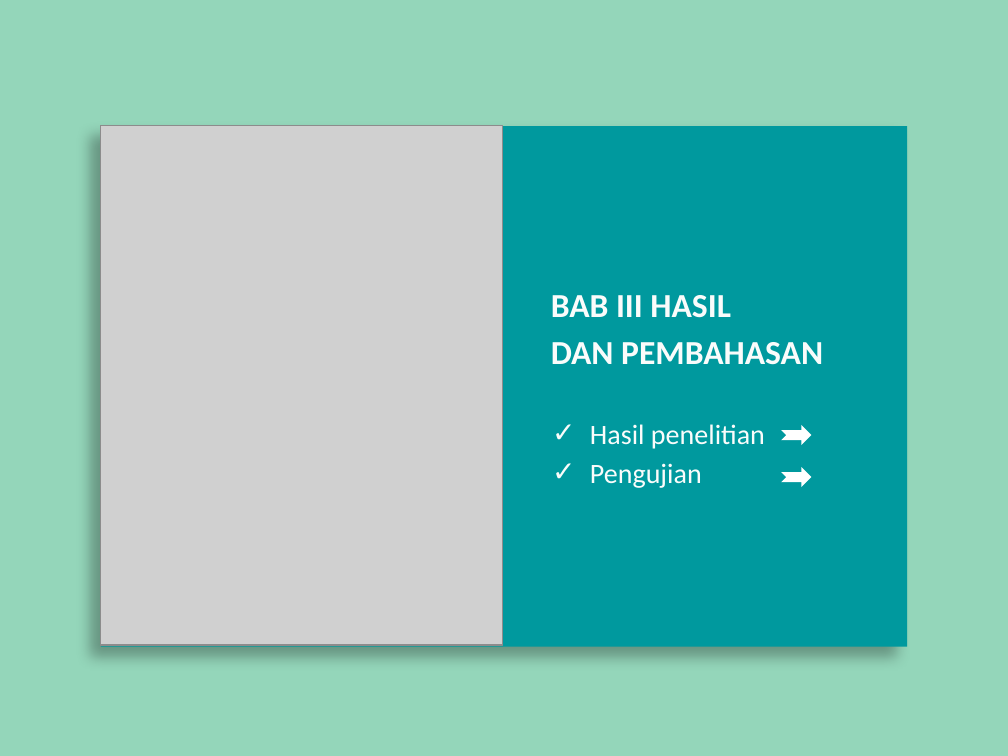
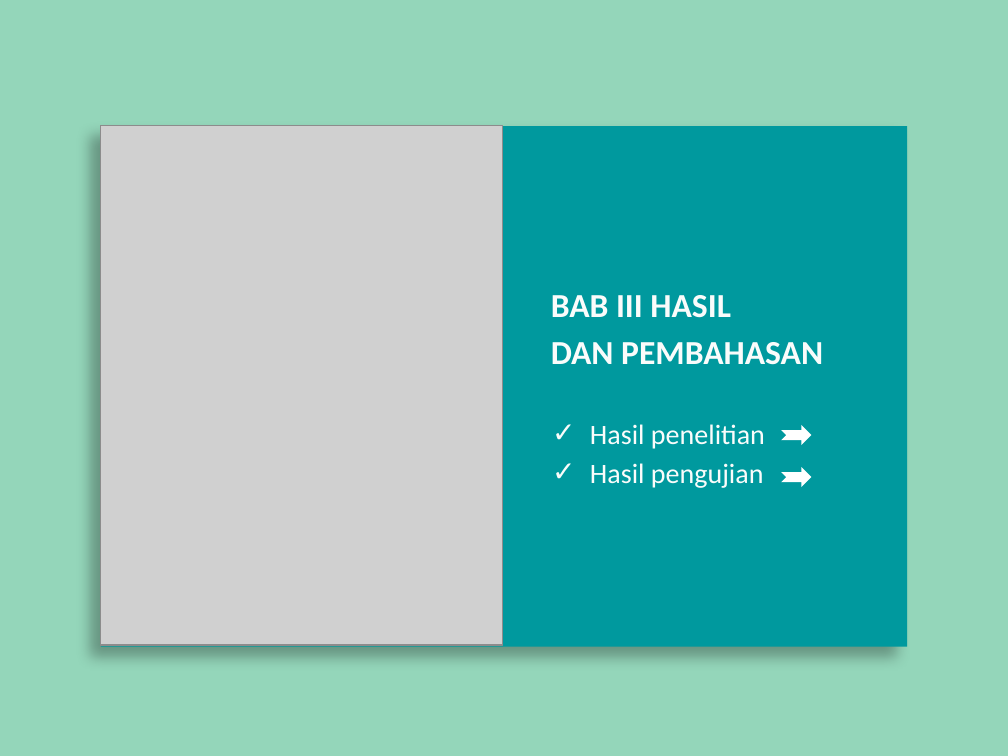
Before and after one commit to L200150057/Skripsi, a slide deck: slide 4 of Powerpoint Skripsi.pptx. Drawn at 1008x756 pixels with LibreOffice and Linux fonts; fonts in the diff are those of the drawing; grey boxes stand for pictures. Boxes give left, top, right and bottom in pixels: in the first picture for what was removed or moved away, otherwise in the second. Text is boxed around its words. In the diff, an @@ line names an element or a change of style, - is before the commit and + after.

```diff
--- a/Powerpoint Skripsi.pptx
+++ b/Powerpoint Skripsi.pptx
@@ text in rectangle at (590, 463, 764, 488): text changed @@
-✓ Pengujian
+✓ Hasil pengujian
```
Also in this commit, not shown: 3 other slides changed, 3 slides added, 5 other files.
